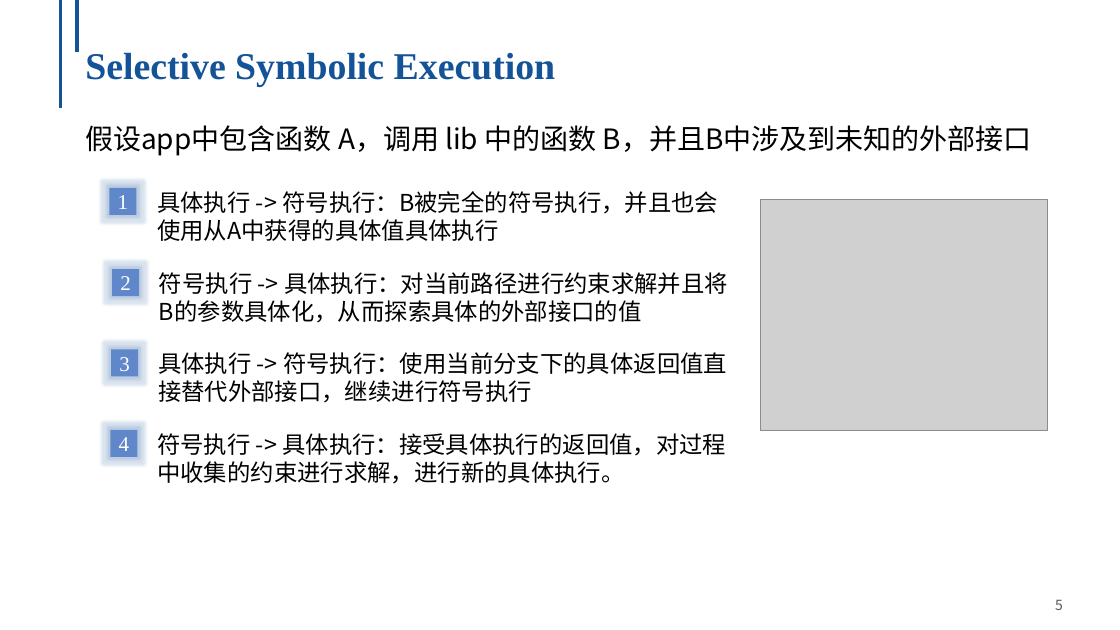
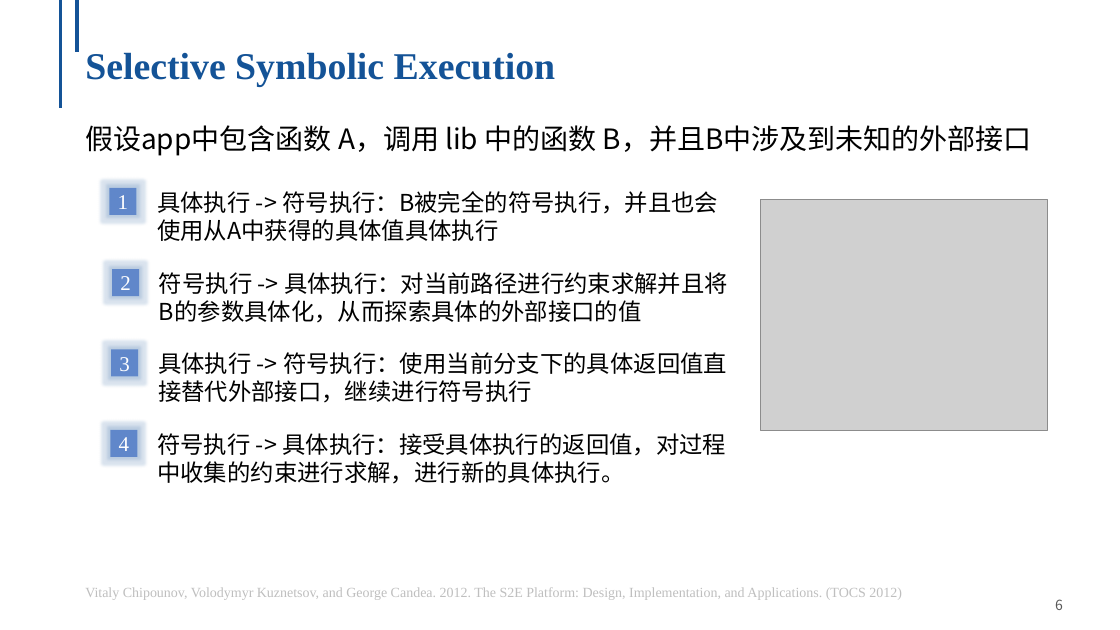
Before and after one commit to NingmoRain/NingmoRain.github.io, a slide deck: slide 6 of files/Survey__Symbolic_Execution.pptx (slide 5 before the commit). Drawn at 1120x630 pixels with LibreOffice and Linux fonts; fonts in the diff are those of the drawing; grey boxes stand for pictures; background and template pictures are left out. Boxes give left, top, right and bottom in pixels: in the first picture for what was removed or moved away, otherwise in the second. Text is boxed around its words. In the diff, an @@ line names an element or a change of style, - is before the commit and + after.

```diff
--- a/files/Survey__Symbolic_Execution.pptx
+++ b/files/Survey__Symbolic_Execution.pptx
@@ text added at <box>85,587,902,600</box>, 12 pt, text #BFBFBF @@
+Vitaly Chipounov, Volodymyr Kuznetsov, and George Candea. 2012. The S2E Platform: Design, Implementation, and Applications. (TOCS 2012)
@@ page number at <box>1055,599,1063,610</box>: text changed @@
-5
+6
```
Also in this commit, not shown: 9 other slides changed, 4 slides added, 1 slide removed, 7 other files.
